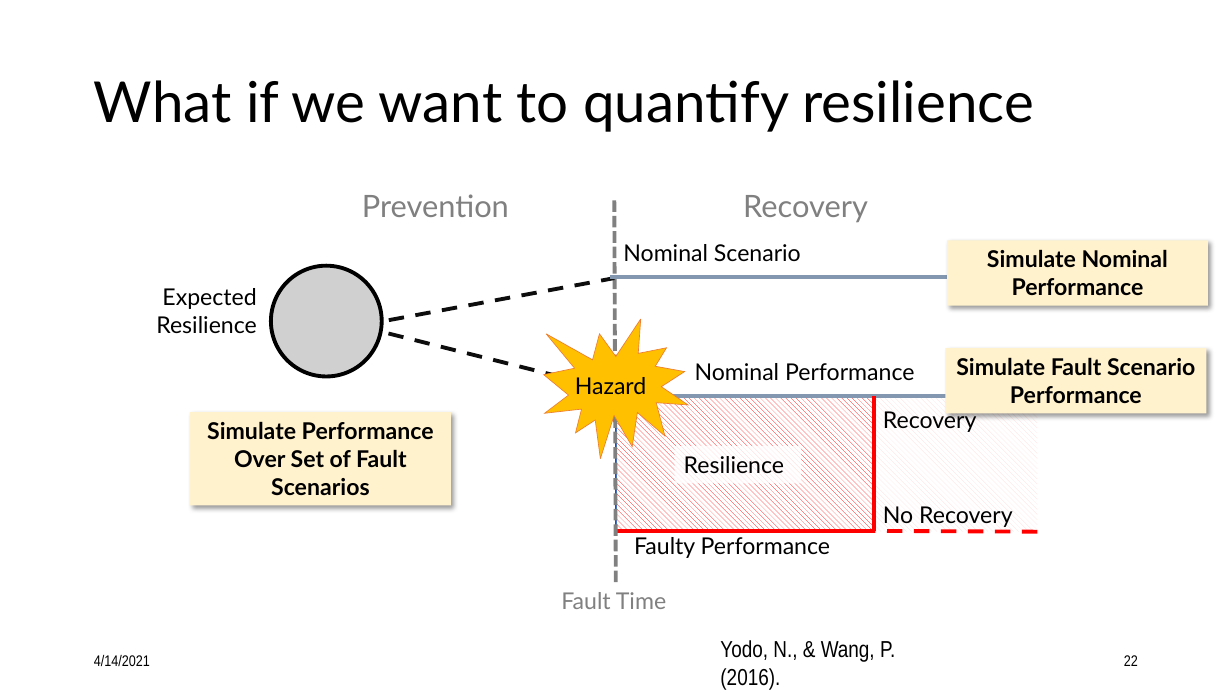
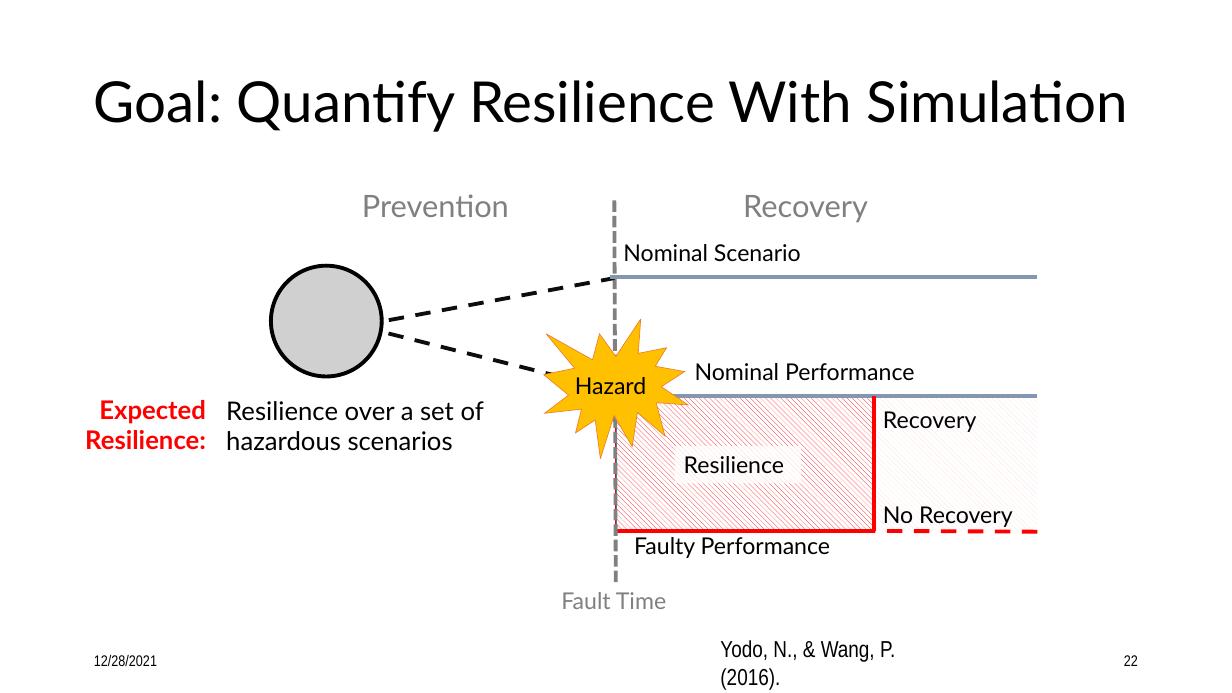
Before and after one commit to nasa/fmdtools, a slide deck: slide 22 of docs/Intro to fmdtools.pptx. Drawn at 1232x693 pixels with LibreOffice and Linux fonts; fonts in the diff are those of the drawing; grey boxes stand for pictures. Boxes give left, top, right and bottom in pixels: in the first picture for what was removed or moved away, otherwise in the second. Text is boxed around its words. In the diff, an @@ line names an element or a change of style, - is before the commit and + after.

```diff
--- a/docs/Intro to fmdtools.pptx
+++ b/docs/Intro to fmdtools.pptx
@@ title at (x1=94, y1=80, x2=1128, y2=132): text changed @@
-What if we want to quantify resilience
+Goal: Quantify Resilience With Simulation
@@ rectangle removed at (x1=947, y1=240, x2=1208, y2=306) @@
-Simulate Nominal Performance
@@ rectangle removed at (x1=945, y1=348, x2=1206, y2=414) @@
-Simulate Fault Scenario Performance
@@ text "Expected" moved from (x1=156, y1=288, x2=257, y2=334) to (x1=85, y1=400, x2=206, y2=450) @@
@@ text at (x1=99, y1=400, x2=206, y2=424): size 18 to 20 pt, text colour #000000 to #FF0000, bold on in "Expected" @@
@@ rectangle removed at (x1=190, y1=412, x2=451, y2=506) @@
-Simulate Performance Over Set of Fault Scenarios
@@ text added at (x1=226, y1=401, x2=484, y2=451), 20 pt, text #000000 @@
+Resilience over a set of hazardous scenarios
@@ text at (x1=85, y1=430, x2=206, y2=450): text changed; size 18 to 20 pt; text colour #000000 to #FF0000; bold on @@
-Resilience
+Resilience:
@@ text at (x1=94, y1=655, x2=157, y2=666): text changed @@
-4/14/2021
+12/28/2021
```
Also in this commit, not shown: 32 other slides changed, 5 slides added, 3 slides removed, 14 other files.
